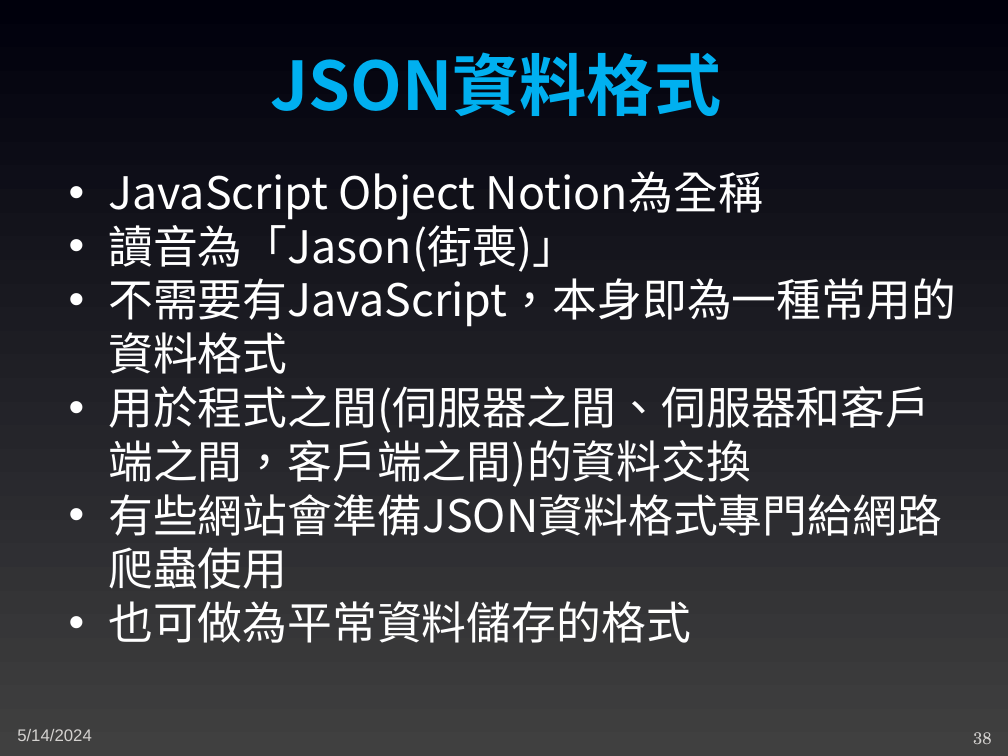
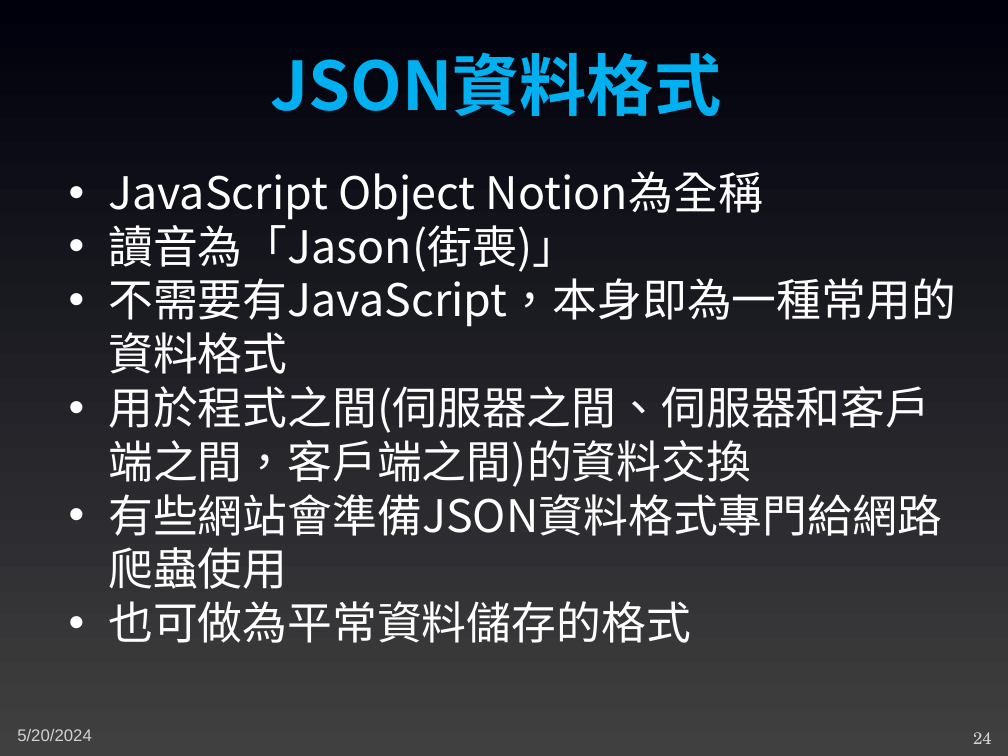
Before and after one commit to joshhu/sculinebot2024, a slide deck: slide 24 of Slides/05. 基礎觀念及知識.pptx (slide 38 before the commit). Drawn at 1008x756 pixels with LibreOffice and Linux fonts; fonts in the diff are those of the drawing. Boxes give left, top, right and bottom in pixels: in the first picture for what was removed or moved away, otherwise in the second. Text is boxed around its words. In the diff, an @@ line names an element or a change of style, - is before the commit and + after.

```diff
--- a/Slides/05. 基礎觀念及知識.pptx
+++ b/Slides/05. 基礎觀念及知識.pptx
@@ text at bbox=[17, 729, 92, 741]: text changed @@
-5/14/2024
+5/20/2024
@@ page number at bbox=[973, 732, 992, 744]: text changed @@
-38
+24
```
Also in this commit, not shown: 6 other slides changed, 14 slides added, 20 slides removed, 4 other files.
